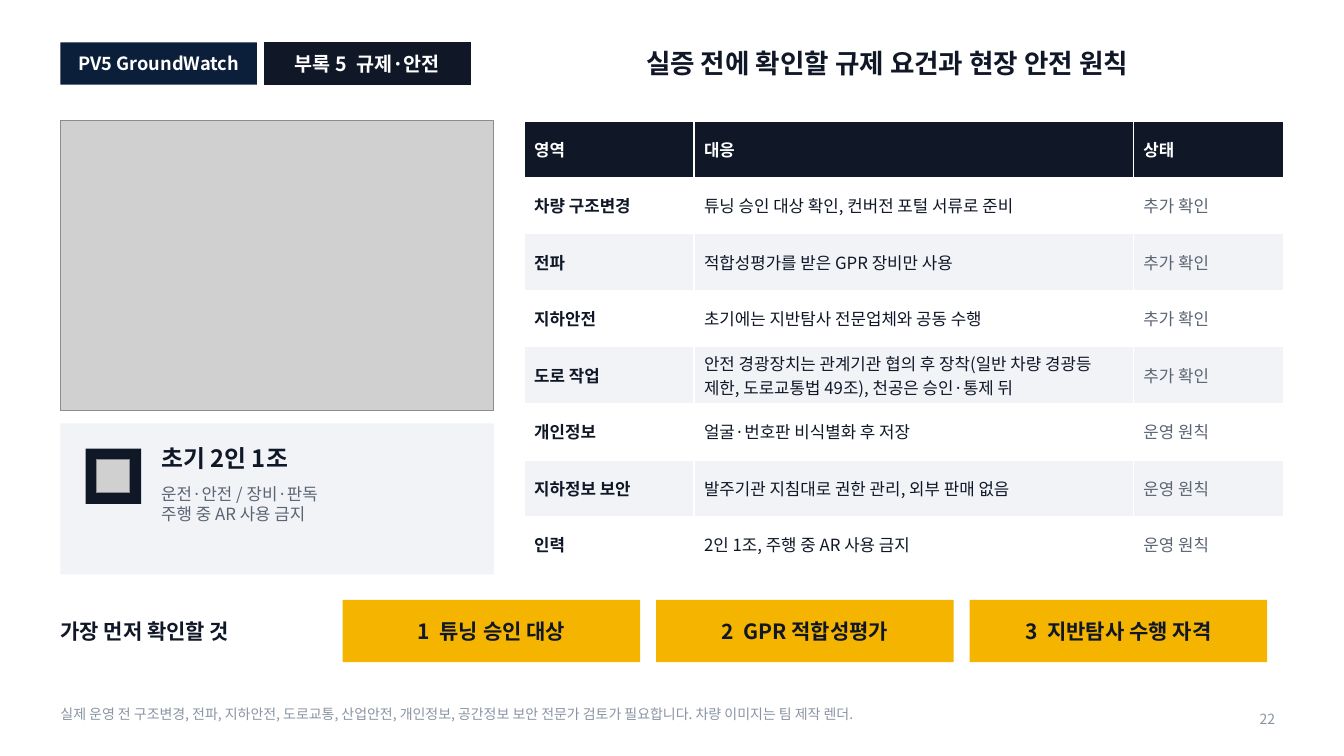
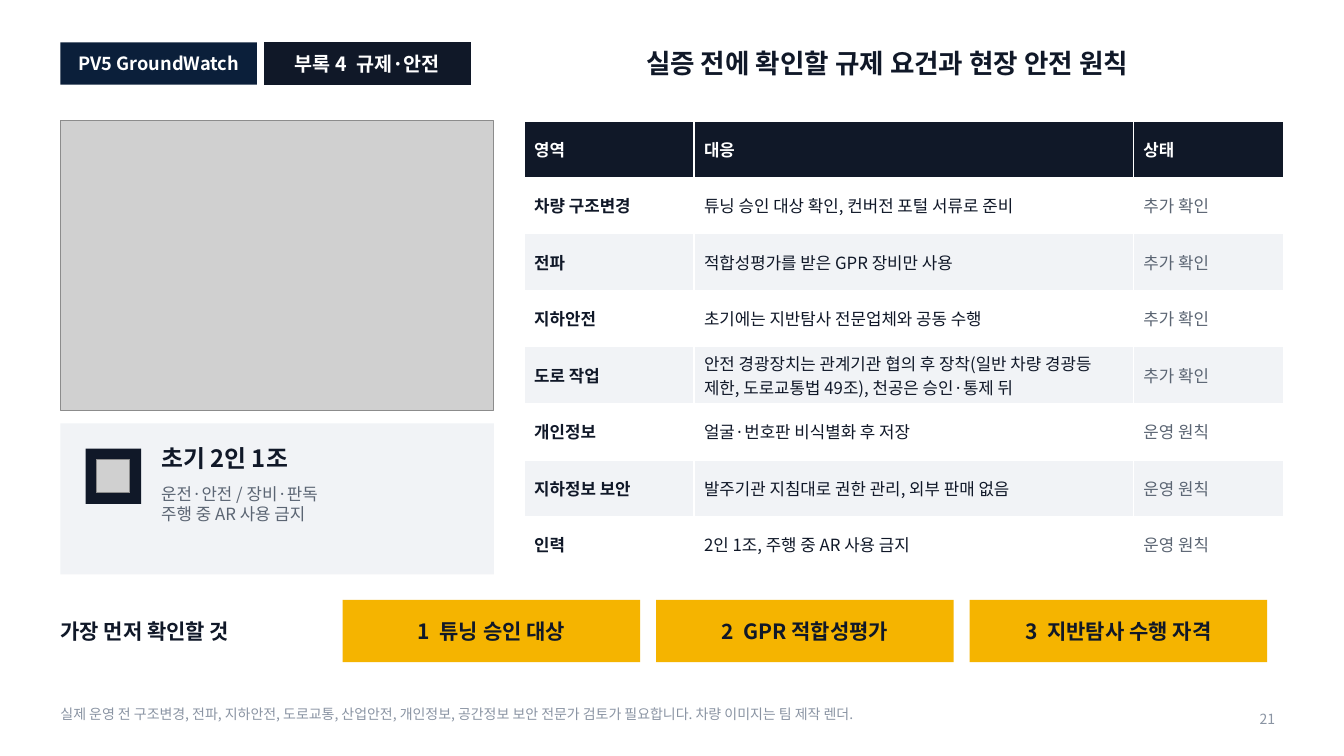
Before and after one commit to woojin-choe/pv5-hose-lab, a slide deck: slide 21 of ppt_all/PV5_GroundWatch_10_18.pptx (slide 22 before the commit). Drawn at 1344x756 pixels with LibreOffice and Linux fonts; fonts in the diff are those of the drawing; grey boxes stand for pictures. Boxes give left, top, right and bottom in pixels: in the first picture for what was removed or moved away, otherwise in the second. Text is boxed around its words. In the diff, an @@ line names an element or a change of style, - is before the commit and + after.

```diff
--- a/ppt_all/PV5_GroundWatch_10_18.pptx
+++ b/ppt_all/PV5_GroundWatch_10_18.pptx
@@ text in rectangle at (295, 54, 440, 73): text changed @@
-부록 5 규제·안전
+부록 4 규제·안전
@@ page number at (1260, 713, 1276, 724): text changed @@
-22
+21
```
Also in this commit, not shown: 18 other slides changed, 1 slide removed, 27 other files.
